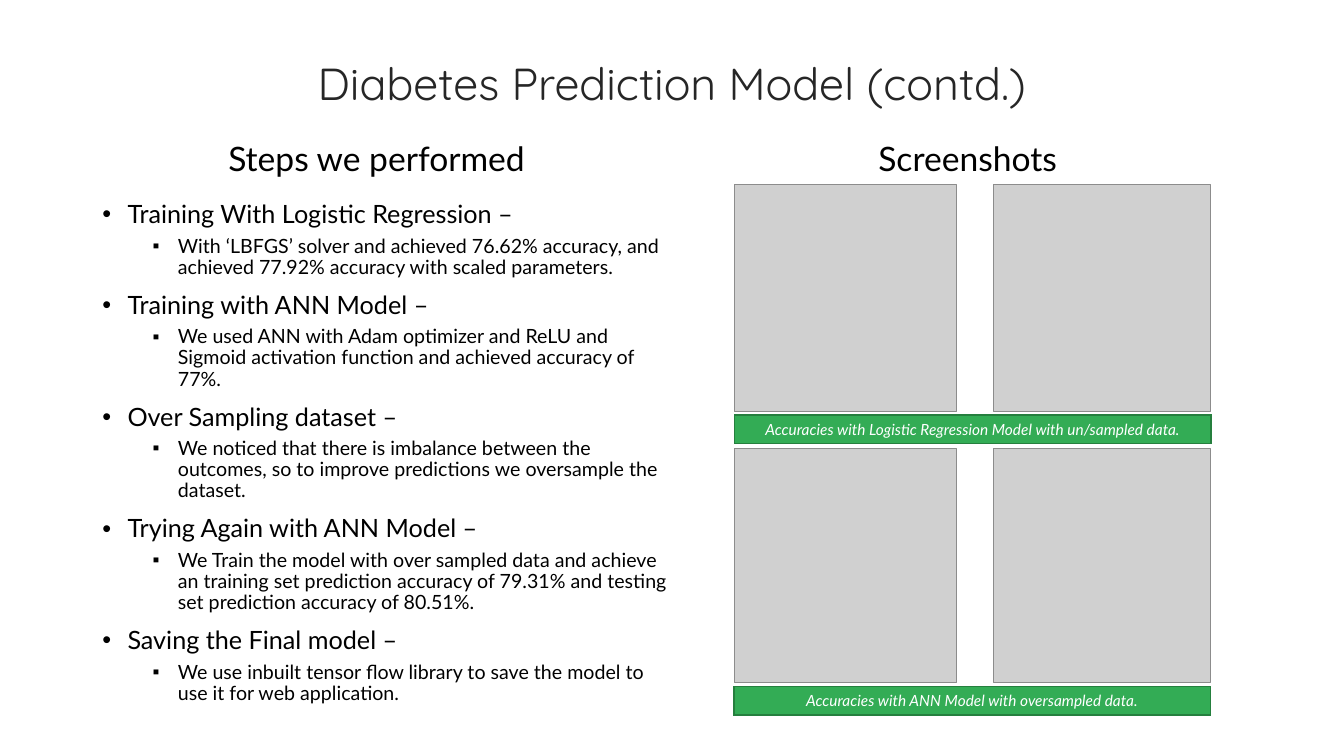
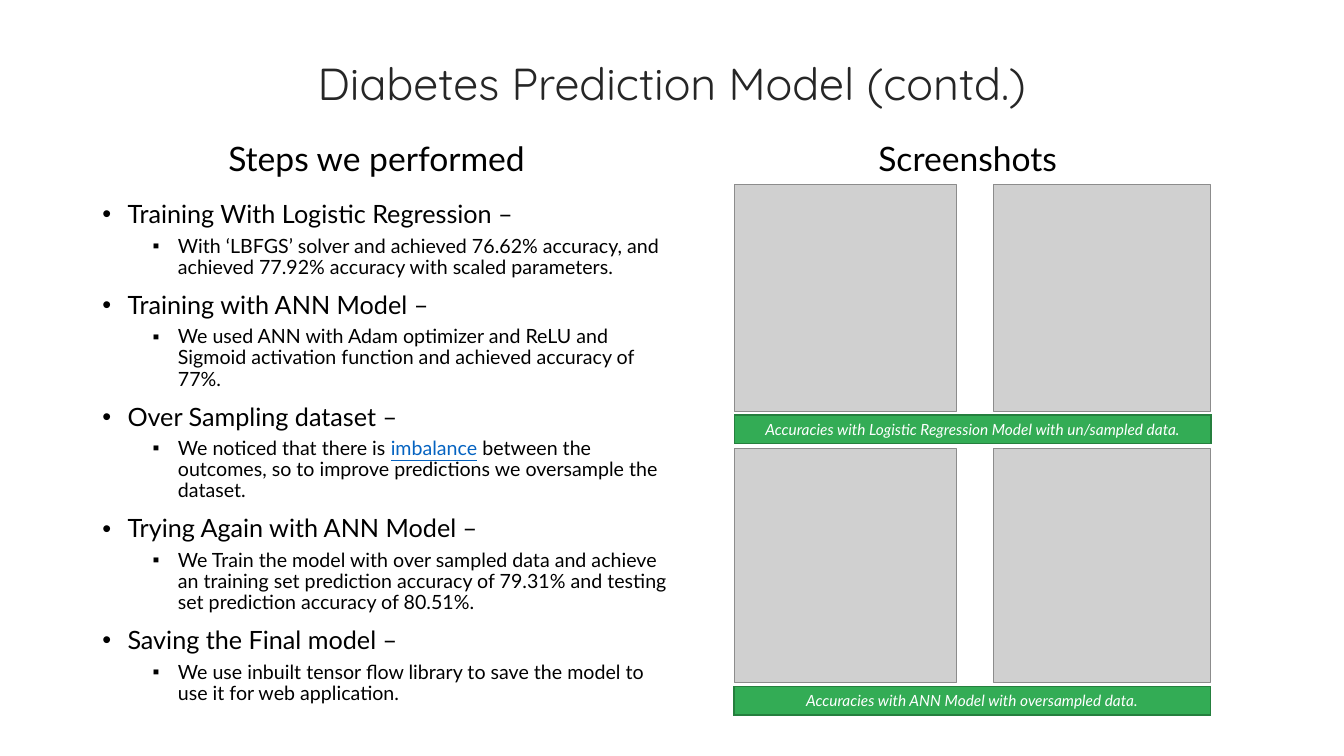
Before and after one commit to mukulbisht98/health-reporter, a slide deck: slide 5 of PyCoders_Health_reporter.pptx. Drawn at 1344x756 pixels with LibreOffice and Linux fonts; fonts in the diff are those of the drawing; grey boxes stand for pictures. Boxes give left, top, right and bottom in pixels: in the first picture for what was removed or moved away, otherwise in the second. Text is boxed around its words. In the diff, an @@ line names an element or a change of style, - is before the commit and + after.

Commit message:
ppt updates

```diff
--- a/PyCoders_Health_reporter.pptx
+++ b/PyCoders_Health_reporter.pptx
@@ text at <box>178,440,657,497</box>: text colour #000000 to #0563C1, underline on in "imbalance" @@
```
Also in this commit, not shown: 1 other file.
